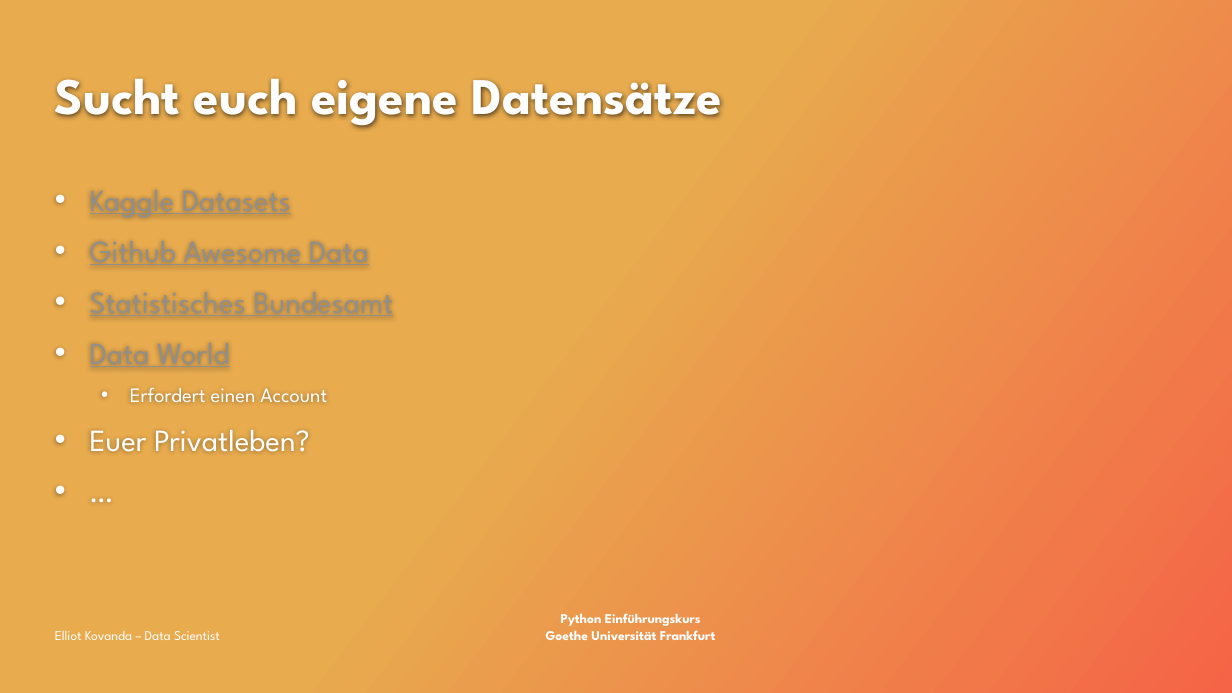
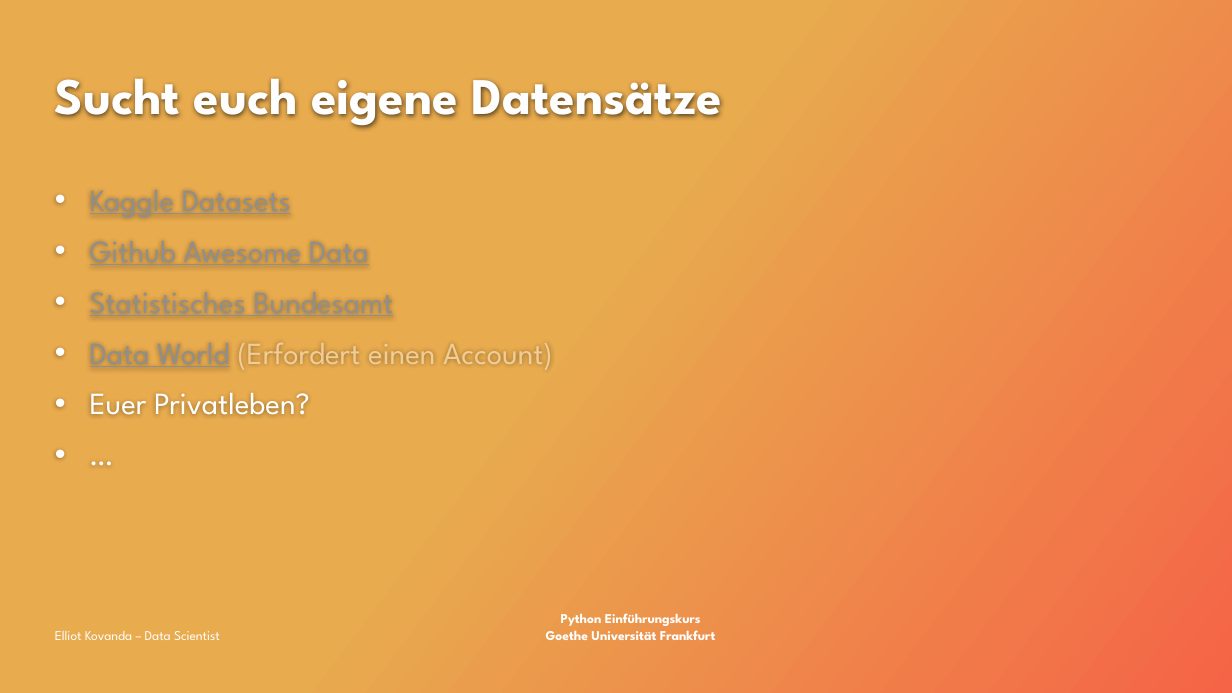
Before and after one commit to ekovanda/python_data_intro, a slide deck: slide 29 of Python_Datenanalyse.pptx (slide 23 before the commit). Drawn at 1232x693 pixels with LibreOffice and Linux fonts; fonts in the diff are those of the drawing; background and template pictures are left out. Boxes give left, top, right and bottom in pixels: in the first picture for what was removed or moved away, otherwise in the second. Text is boxed around its words. In the diff, an @@ line names an element or a change of style, - is before the commit and + after.

```diff
--- a/Python_Datenanalyse.pptx
+++ b/Python_Datenanalyse.pptx
@@ text at (90, 343, 553, 370): text changed; size 16 to 24 pt; text colour #FFFFFF to #F1CD95 @@
-• Data World
-  • Erfordert einen Account
+• Data World (Erfordert einen Account)
```
Also in this commit, not shown: 3 other slides changed, 6 slides added, 1 slide removed, 20 other files.
